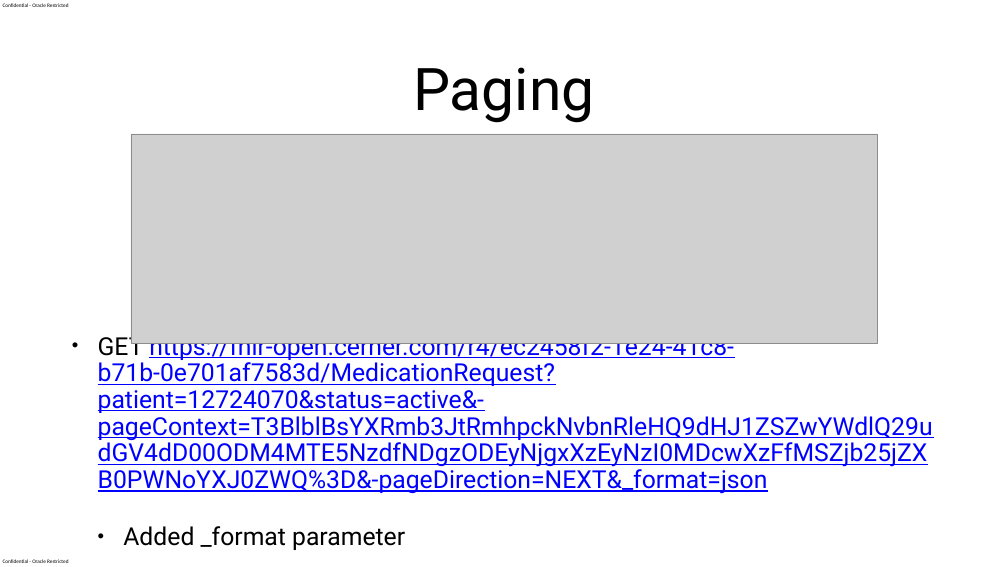
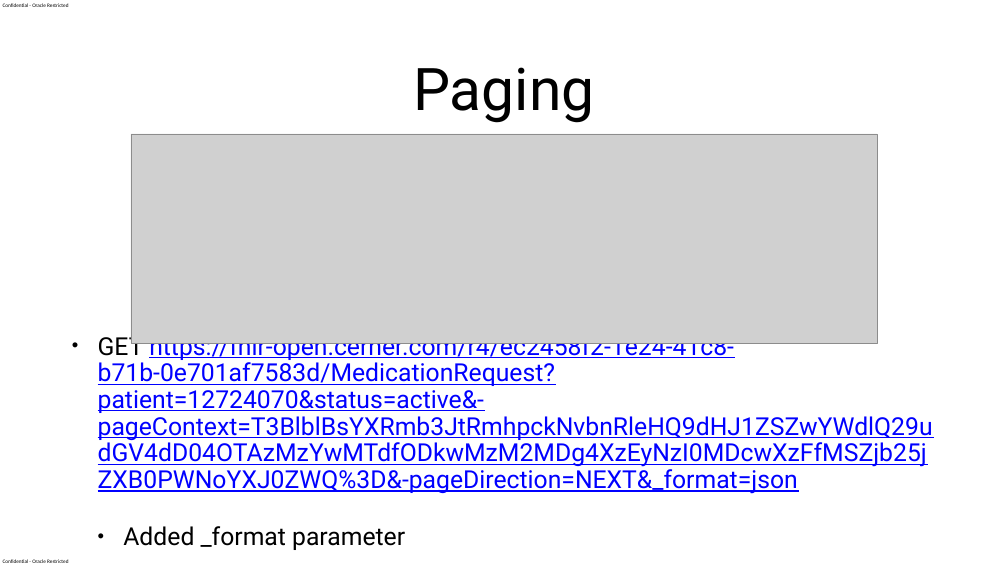
Before and after one commit to BH018364/SMART-on-FHIR-Training, a slide deck: slide 69 of IgniteFHIRCombinedTraining.pptx. Drawn at 1008x567 pixels with LibreOffice and Linux fonts; fonts in the diff are those of the drawing; grey boxes stand for pictures. Boxes give left, top, right and bottom in pixels: in the first picture for what was removed or moved away, otherwise in the second. Text is boxed around its words. In the diff, an @@ line names an element or a change of style, - is before the commit and + after.

```diff
--- a/IgniteFHIRCombinedTraining.pptx
+++ b/IgniteFHIRCombinedTraining.pptx
@@ text at box(98, 332, 933, 494): text changed @@
-• GET https://fhir-open.cerner.com/r4/ec2458f2-1e24-41c8-b71b-0e701af7583d/MedicationRequest?patient=12724070&status=active&-pageContext=T3BlblBsYXRmb3JtRmhpckNvbnRleHQ9dHJ1ZSZwYWdlQ29udGV4dD00ODM4MTE5NzdfNDgzODEyNjgxXzEyNzI0MDcwXzFfMSZjb25jZXB0PWNoYXJ0ZWQ%3D&-pageDirection=NEXT&_format=json
+• GET https://fhir-open.cerner.com/r4/ec2458f2-1e24-41c8-b71b-0e701af7583d/MedicationRequest?patient=12724070&status=active&-pageContext=T3BlblBsYXRmb3JtRmhpckNvbnRleHQ9dHJ1ZSZwYWdlQ29udGV4dD04OTAzMzYwMTdfODkwMzM2MDg4XzEyNzI0MDcwXzFfMSZjb25jZXB0PWNoYXJ0ZWQ%3D&-pageDirection=NEXT&_format=json
```
Also in this commit, not shown: 4 other slides changed, 2 other files.
